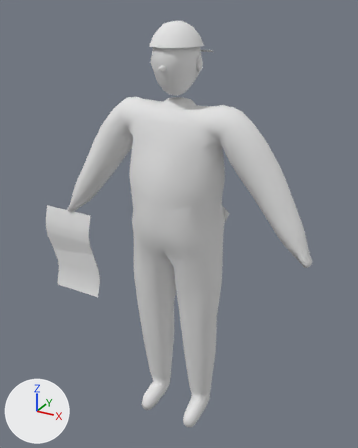
Two versions of the glTF model assets/actors/crowd/fan17.glb, one commit apart.
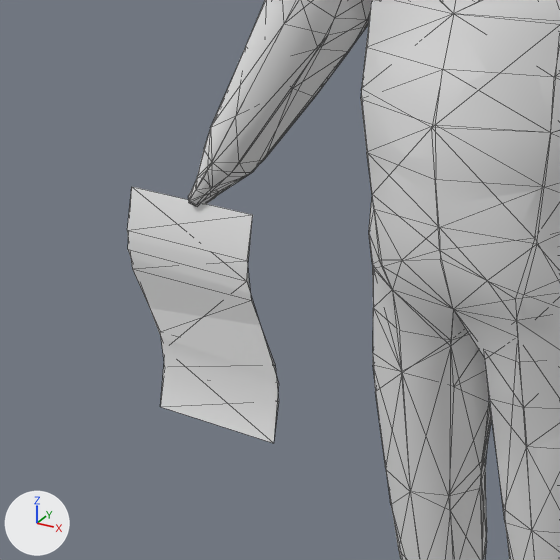
There are two pictures of each version: one whole from a camera (50 mm lens) standing at (0.906, -1.641, 1.765) and looking at (-0.026, 0.054, 0.918), one close up on the part from 0% to 56% of the width and 31% to 76% of the height. The axes (+X, +Y, +Z) are drawn at lower left. The lights are the same throughout. The last two pictures show the newer version. The close-ups show mesh edges as thin lines. Vertices at exactly the same position are counted once.

Objects in the first close-up: 'fan17', 'fan17_lod1'.
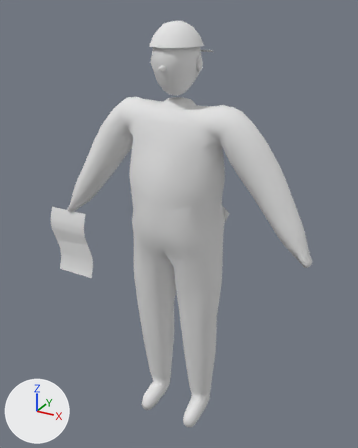
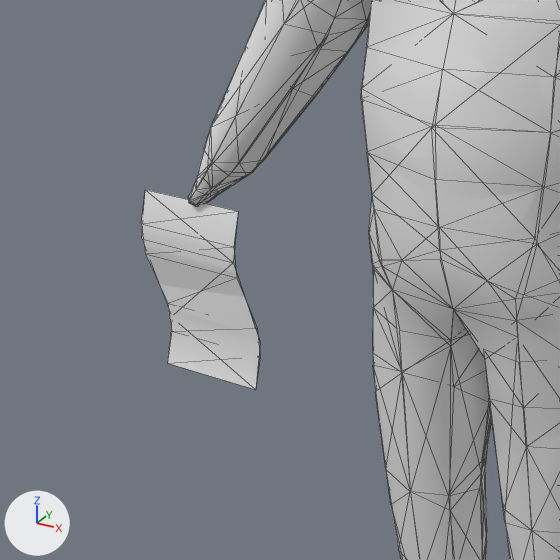
Where the change shows, as pixel boxes (x1, y1, x2, y2) in the close-ups (560 x 560 px; the box of a moved part takes in the faces that stretch with it):
'fan17_lod1', reshaped: before (128, 0, 560, 560); after (142, 0, 560, 560)
'fan17', reshaped: before (127, 0, 560, 560); after (141, 0, 560, 560)
part 1 of me_fan17, moved or reshaped: before (127, 187, 279, 436); after (141, 190, 260, 384)
part 2 of me_fan17_lod1, moved or reshaped: before (128, 225, 279, 443); after (142, 218, 260, 390)

The change in detail:
me_fan17 is used by ob_fan17; location (0.0, 0.0, 0.0).
me_fan17 had 787 vertices, 1500 faces and spanned x -0.68..0.56, y -0.17..0.17, z -0.02..1.72.
me_fan17 now has 787 vertices, 1500 faces and spans x -0.65..0.56, y -0.17..0.17, z -0.02..1.72.
me_fan17 part 1: the loose piece of 12 vertices spanning x -0.68..-0.43, y -0.06..0.0, z 0.48..0.91 is scaled about its middle by (0.769, 0.833, 0.773), then moved by (0.0, 0.0, 0.05).
me_fan17_lod1 is used by ob_fan17_lod1; location (0.0, 0.0, 0.0).
me_fan17_lod1 had 360 vertices, 650 faces and spanned x -0.68..0.56, y -0.17..0.17, z -0.02..1.72.
me_fan17_lod1 now has 360 vertices, 650 faces and spans x -0.65..0.56, y -0.17..0.17, z -0.02..1.72.
me_fan17_lod1 part 2: the loose piece of 8 vertices spanning x -0.68..-0.43, y -0.06..0.0, z 0.48..0.91 is scaled about its middle by (0.769, 0.832, 0.773), then moved by (0.0, 0.0, 0.05).
